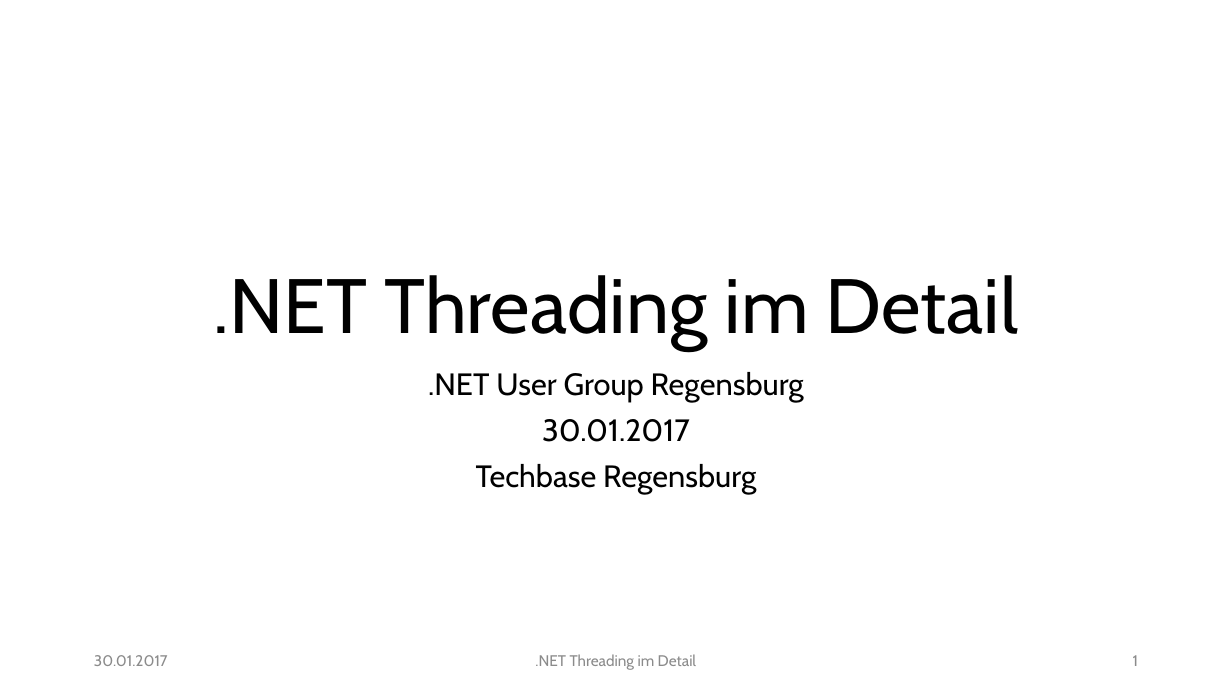
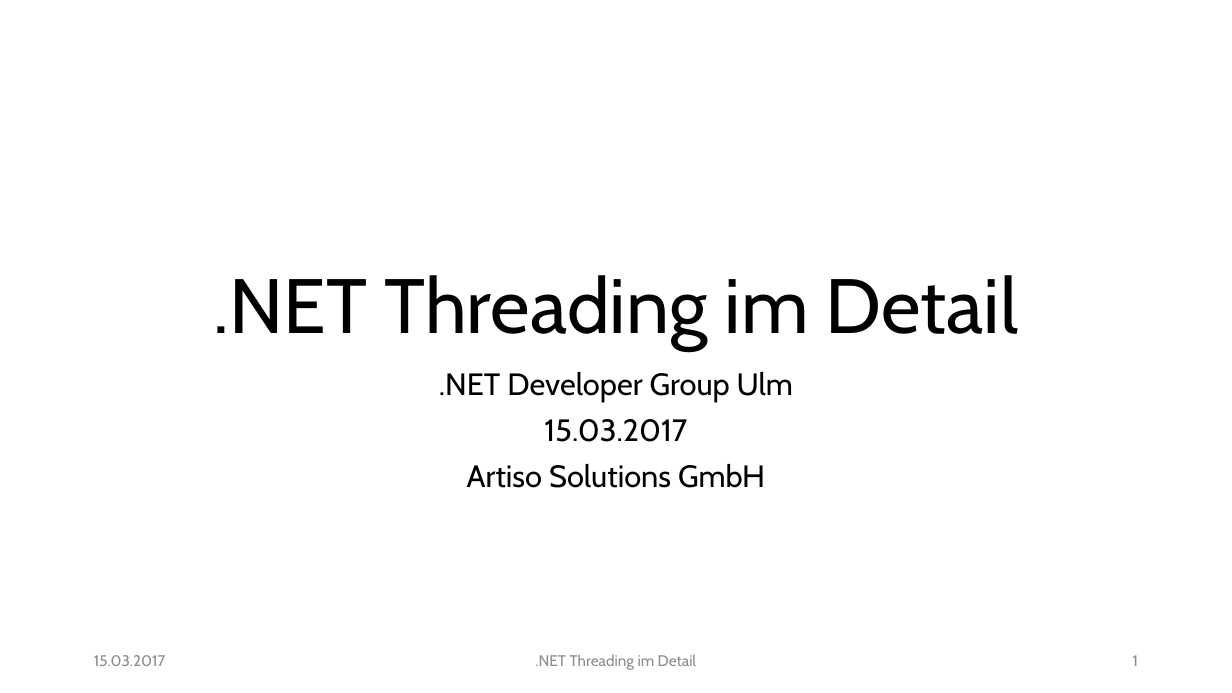
Before and after one commit to feO2x/NetThreadingInDetail, a slide deck: slide 1 of NET Threading im Detail.pptx. Drawn at 1232x693 pixels with LibreOffice and Linux fonts; fonts in the diff are those of the drawing. Boxes give left, top, right and bottom in pixels: in the first picture for what was removed or moved away, otherwise in the second. Text is boxed around its words. In the diff, an @@ line names an element or a change of style, - is before the commit and + after.

```diff
--- a/NET Threading im Detail.pptx
+++ b/NET Threading im Detail.pptx
@@ subtitle at (439,372,793,488): text changed @@
-.NET User Group Regensburg
-30.01.2017
-Techbase Regensburg
+.NET Developer Group Ulm
+15.03.2017
+Artiso Solutions GmbH
@@ text at (94,655,165,666): text changed @@
-30.01.2017
+15.03.2017
```
Also in this commit, not shown: 64 other slides changed.
